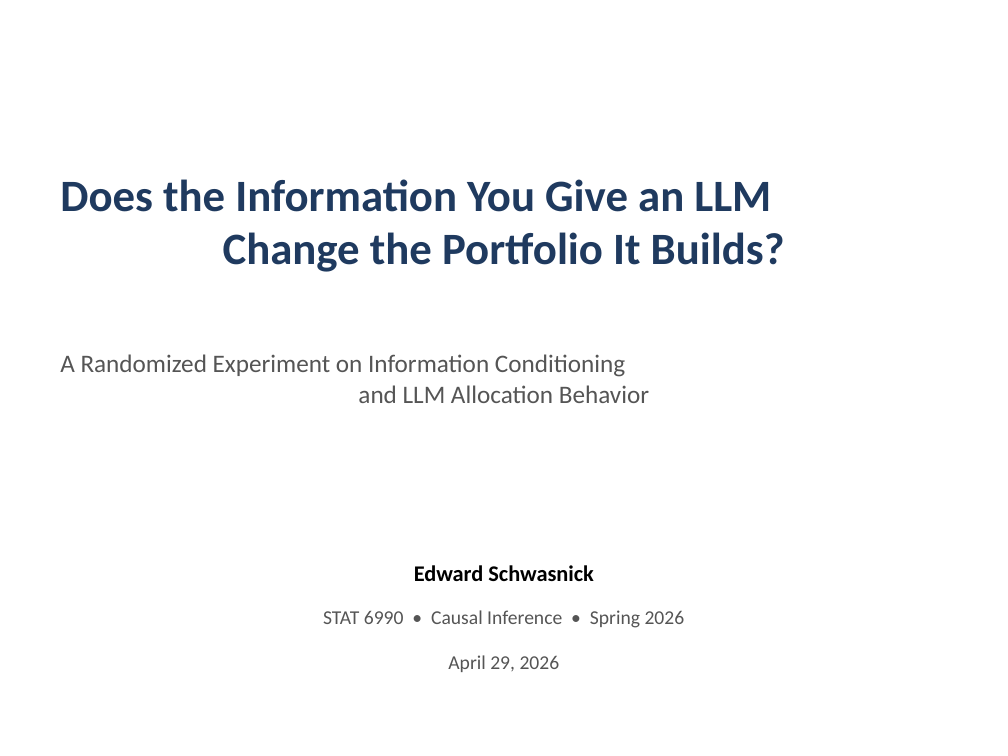
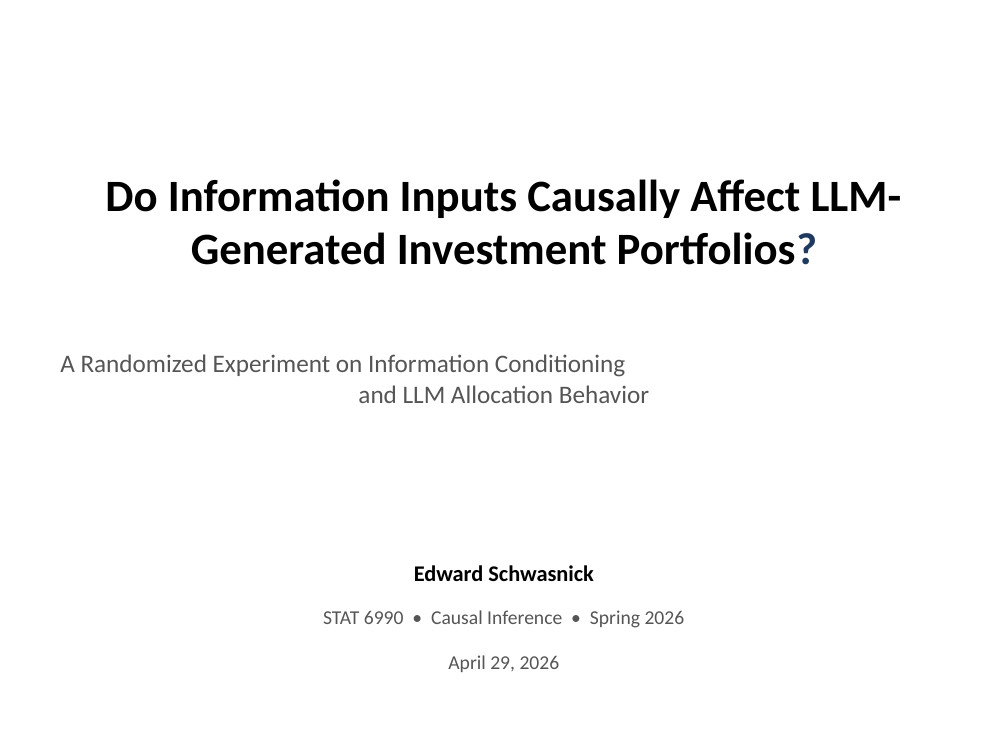
Before and after one commit to eddieschwasnick/CI-Final-Project, a slide deck: slide 1 of reports/presentation.pptx. Drawn at 1008x756 pixels with LibreOffice and Linux fonts; fonts in the diff are those of the drawing. Boxes give left, top, right and bottom in pixels: in the first picture for what was removed or moved away, otherwise in the second. Text is boxed around its words. In the diff, an @@ line names an element or a change of style, - is before the commit and + after.

Commit message:
Adjustements to presentation and report

```diff
--- a/reports/presentation.pptx
+++ b/reports/presentation.pptx
@@ text at (105,179,902,265): text changed; text colour #1F3A5F to #000000 @@
-Does the Information You Give an LLM
-Change the Portfolio It Builds?
+Do Information Inputs Causally Affect LLM-Generated Investment Portfolios?
```
Also in this commit, not shown: 7 other files.
